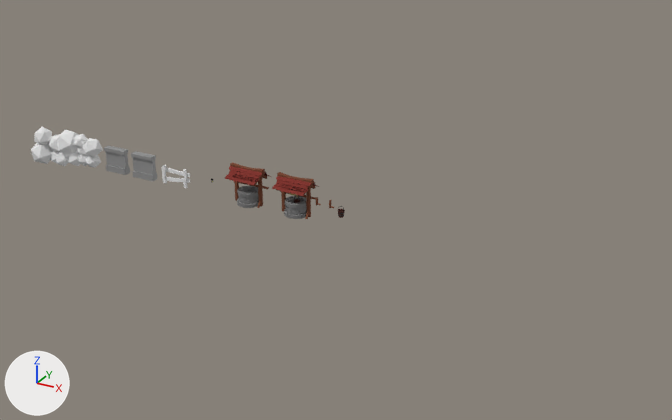
Before and after pictures for a commit that changed the FBX model Assets/Meshes/Props/AbandonedHouse/forestAssets.fbx.
Camera for both pictures: a 50 mm camera at (32.6, -53.3, 27.5) aimed at (2.8, 0.8, 0.5). The lights are fixed; the arrows at lower left show +X, +Y and +Z. Where no turn or scale is listed for an object, it has been applied to the vertices.

Objects in the first picture: 'BucketSingle', 'Bush', 'Wall', 'Wall2', 'Well', 'Well.001'.
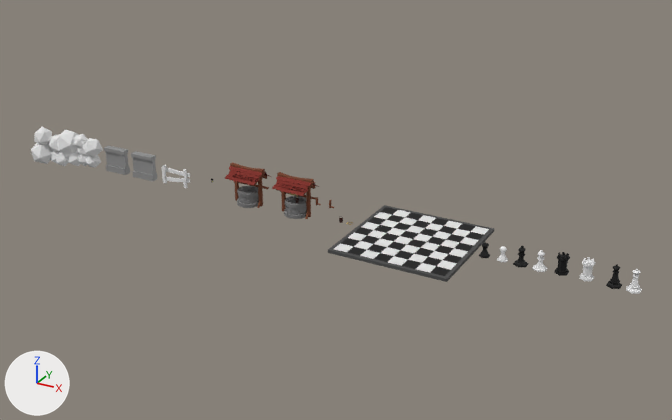
Commit message: Added assets in forest.

Location of each change, [x1, y1, x2, y2] in pixels of the pictures (672 x 420 px):
'ChessBoard', added: after [328, 205, 494, 282]
'RookBlack', added: after [554, 252, 570, 276]
'RookWhite', added: after [579, 257, 595, 281]
'QueenWhite', added: after [626, 269, 642, 294]
'QueenBlack', added: after [606, 264, 622, 289]
'BishopWhite', added: after [532, 250, 548, 272]
'BishopBlack', added: after [513, 246, 528, 267]
'PawnWhite', added: after [497, 246, 508, 262]
'PawnBlack', added: after [479, 242, 490, 258]
'BucketSingle', moved: before [338, 206, 345, 218]; after [339, 216, 343, 223]

Patch to the scene script:
```diff
--- a/Assets/Meshes/Props/AbandonedHouse/forestAssets.fbx.py
+++ b/Assets/Meshes/Props/AbandonedHouse/forestAssets.fbx.py
@@ ob_bucketsingle @@
 ob_bucketsingle = bpy.data.objects.new('BucketSingle', me_bucketsingle)
-ob_bucketsingle.location = (3.71, 0.03, 0.46)
+ob_bucketsingle.location = (3.71, 0.03, 0.0)
@@ ob_pawnwhite @@
+ob_pawnwhite = bpy.data.objects.new('PawnWhite', me_pawnwhite)  # 90 vertices, 86 faces; spans x -0.324..0.32, y -0.376..0.368, z -0.022..0.946; in mat_white (white #e7e7e7)
+ob_pawnwhite.location = (15.82, -0.12, 0.0)
@@ ob_bishopwhite @@
+ob_bishopwhite = bpy.data.objects.new('BishopWhite', me_bishopwhite)  # 180 vertices, 176 faces; spans x -0.434..0.434, y -0.489..0.514, z -0.02..1.301; in mat_white (white #e7e7e7)
+ob_bishopwhite.location = (18.35, -0.16, 0.0)
@@ ob_chessboard @@
+ob_chessboard = bpy.data.objects.new('ChessBoard', me_chessboard)  # 242 vertices, 240 faces; spans x -4.27..4.27, y -4.27..4.27, z 0.0..0.22; in mat_black (black #020202), mat_white (white #e7e7e7), mat_chessboard (dark grey #4c4c4c)
+ob_chessboard.location = (9.55, -0.47, 0.0)
@@ ob_queenwhite @@
+ob_queenwhite = bpy.data.objects.new('QueenWhite', me_queenwhite)  # 180 vertices, 176 faces; spans x -0.422..0.427, y -0.478..0.503, z -0.025..1.445; in mat_white (white #e7e7e7)
+ob_queenwhite.location = (24.29, -0.16, 0.0)
@@ ob_queenblack @@
+ob_queenblack = bpy.data.objects.new('QueenBlack', me_queenblack)  # 180 vertices, 176 faces; spans x -0.422..0.427, y -0.478..0.503, z -0.025..1.445; in mat_black (black #020202)
+ob_queenblack.location = (23.09, -0.16, 0.0)
@@ ob_pawnblack @@
+ob_pawnblack = bpy.data.objects.new('PawnBlack', me_pawnblack)  # 90 vertices, 86 faces; spans x -0.318..0.326, y -0.376..0.368, z -0.022..0.946; in mat_black (black #020202)
+ob_pawnblack.location = (14.58, -0.12, 0.0)
@@ ob_bishopblack @@
+ob_bishopblack = bpy.data.objects.new('BishopBlack', me_bishopblack)  # 180 vertices, 176 faces; spans x -0.434..0.434, y -0.489..0.514, z -0.02..1.301; in mat_black (black #020202)
+ob_bishopblack.location = (17.07, -0.16, 0.0)
@@ ob_rookwhite @@
+ob_rookwhite = bpy.data.objects.new('RookWhite', me_rookwhite)  # 144 vertices, 134 faces; spans x -0.403..0.404, y -0.46..0.472, z -0.051..1.256; in mat_white (white #e7e7e7)
+ob_rookwhite.location = (21.33, 0.05, 0.0)
@@ ob_rookblack @@
+ob_rookblack = bpy.data.objects.new('RookBlack', me_rookblack)  # 144 vertices, 134 faces; spans x -0.404..0.404, y -0.466..0.466, z -0.051..1.256; in mat_black (black #020202)
+ob_rookblack.location = (19.72, 0.06, 0.0)
```
